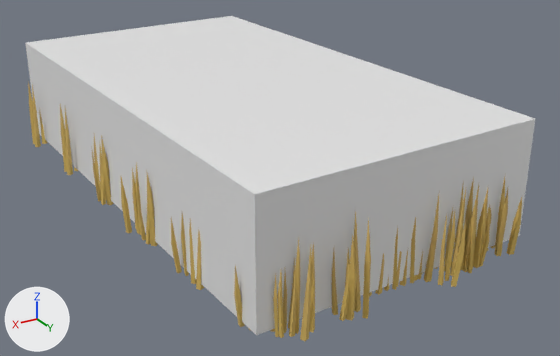
A saved change to the glTF model models/Wheat.gltf.
One viewpoint serves both versions: a camera (50 mm lens) standing at (15.11, 48.74, 6.06) and looking at (8.11, 37.07, 0.23). Arrows for +X, +Y and +Z are at lower left; the lights stay in place. Where no turn or scale is listed for an object, it has been applied to the vertices.
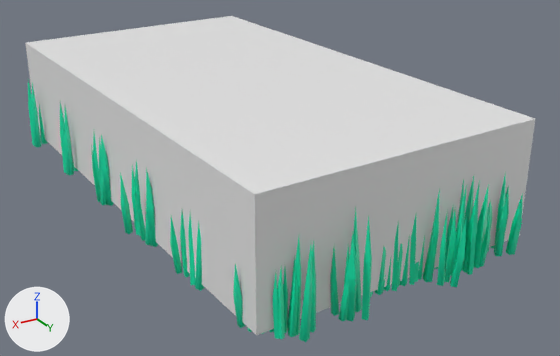
Pixel boxes (x1, y1, x2, y2) of what changed, in the pictures (560 x 356 px):
'Outline', added (green)
    after: (28, 80, 523, 342)
'Reed_normal.001 - copy.175', deleted
    before: (346, 211, 371, 320)
'Reed_normal.001 - copy.188', deleted
    before: (294, 240, 315, 341)
'Reed_normal.001 - copy.143', deleted
    before: (463, 177, 488, 272)
'Reed_normal.001 - copy.104', deleted
    before: (438, 211, 466, 287)
'Reed_normal.001 - copy.048', deleted
    before: (494, 189, 522, 256)
'Reed_normal.001 - copy.100', deleted
    before: (277, 267, 297, 338)
'Reed_normal.001 - copy.072', deleted
    before: (332, 249, 350, 321)
'Reed_normal.001 - copy.160', deleted
    before: (60, 104, 78, 175)
'Reed_normal.001 - copy.094', deleted
    before: (28, 81, 48, 147)
'Reed_normal.001 - copy.109', deleted
    before: (121, 167, 140, 234)
'Reed_normal.001 - copy.098', deleted
    before: (414, 195, 439, 282)
'Reed_normal.001 - copy.136', deleted
    before: (171, 215, 189, 276)
'Reed_normal.001 - copy.057', deleted
    before: (189, 219, 204, 290)
'Reed_normal.001 - copy.051', deleted
    before: (270, 272, 287, 337)
'Reed_normal.001 - copy.052', deleted
    before: (147, 173, 158, 246)
'Reed_normal.001 - copy.173', deleted
    before: (444, 209, 463, 276)
'Reed_normal.001 - copy.133', deleted
    before: (101, 135, 114, 205)
'Reed_normal.001 - copy.058', deleted
    before: (460, 217, 475, 273)
'Reed_normal.001 - copy.088', deleted
    before: (410, 217, 423, 283)
'Reed_normal.001 - copy.114', deleted
    before: (392, 228, 408, 290)
'Reed_normal.001 - copy.079', deleted
    before: (234, 266, 250, 330)
'Reed_normal.001 - copy.092', deleted
    before: (92, 152, 107, 205)
'Reed_normal.001 - copy.171', deleted
    before: (451, 186, 478, 267)
'Reed_normal.001 - copy.063', deleted
    before: (136, 181, 151, 244)
'Reed_normal.001 - copy.110', deleted
    before: (474, 207, 490, 267)
'Reed_normal.001 - copy.016', deleted
    before: (486, 177, 505, 252)
'Reed_normal.001 - copy.128', deleted
    before: (94, 136, 102, 193)
'Reed_normal.001 - copy.090', deleted
    before: (369, 253, 384, 296)
'Reed_normal.001 - copy.049', deleted
    before: (135, 162, 141, 235)
'Reed_normal.001 - copy.132', deleted
    before: (288, 258, 295, 328)
'Reed_normal.001 - copy.121', deleted
    before: (397, 251, 402, 287)
'Reed_normal.001 - copy.028', deleted
    before: (384, 277, 389, 291)

Edits to the bpy script that builds the scene:
```text
Remove ob_reed_normal_001___copy_016:
    ob_reed_normal_001___copy_016 = bpy.data.objects.new('Reed_normal.001 - copy.016', me_cube_010)
Remove ob_reed_normal_001___copy_028:
    ob_reed_normal_001___copy_028 = bpy.data.objects.new('Reed_normal.001 - copy.028', me_cube_010)
Remove ob_reed_normal_001___copy_048:
    ob_reed_normal_001___copy_048 = bpy.data.objects.new('Reed_normal.001 - copy.048', me_cube_010)
Remove ob_reed_normal_001___copy_049:
    ob_reed_normal_001___copy_049 = bpy.data.objects.new('Reed_normal.001 - copy.049', me_cube_010)
Remove ob_reed_normal_001___copy_051:
    ob_reed_normal_001___copy_051 = bpy.data.objects.new('Reed_normal.001 - copy.051', me_cube_010)
Remove ob_reed_normal_001___copy_052:
    ob_reed_normal_001___copy_052 = bpy.data.objects.new('Reed_normal.001 - copy.052', me_cube_010)
Remove ob_reed_normal_001___copy_057:
    ob_reed_normal_001___copy_057 = bpy.data.objects.new('Reed_normal.001 - copy.057', me_cube_010)
Remove ob_reed_normal_001___copy_058:
    ob_reed_normal_001___copy_058 = bpy.data.objects.new('Reed_normal.001 - copy.058', me_cube_010)
Remove ob_reed_normal_001___copy_062:
    ob_reed_normal_001___copy_062 = bpy.data.objects.new('Reed_normal.001 - copy.062', me_cube_010)
Remove ob_reed_normal_001___copy_063:
    ob_reed_normal_001___copy_063 = bpy.data.objects.new('Reed_normal.001 - copy.063', me_cube_010)
Remove ob_reed_normal_001___copy_072:
    ob_reed_normal_001___copy_072 = bpy.data.objects.new('Reed_normal.001 - copy.072', me_cube_010)
Remove ob_reed_normal_001___copy_079:
    ob_reed_normal_001___copy_079 = bpy.data.objects.new('Reed_normal.001 - copy.079', me_cube_010)
Remove ob_reed_normal_001___copy_088:
    ob_reed_normal_001___copy_088 = bpy.data.objects.new('Reed_normal.001 - copy.088', me_cube_010)
Remove ob_reed_normal_001___copy_090:
    ob_reed_normal_001___copy_090 = bpy.data.objects.new('Reed_normal.001 - copy.090', me_cube_010)
Remove ob_reed_normal_001___copy_092:
    ob_reed_normal_001___copy_092 = bpy.data.objects.new('Reed_normal.001 - copy.092', me_cube_010)
Remove ob_reed_normal_001___copy_094:
    ob_reed_normal_001___copy_094 = bpy.data.objects.new('Reed_normal.001 - copy.094', me_cube_010)
Remove ob_reed_normal_001___copy_098:
    ob_reed_normal_001___copy_098 = bpy.data.objects.new('Reed_normal.001 - copy.098', me_cube_010)
Remove ob_reed_normal_001___copy_100:
    ob_reed_normal_001___copy_100 = bpy.data.objects.new('Reed_normal.001 - copy.100', me_cube_010)
Remove ob_reed_normal_001___copy_104:
    ob_reed_normal_001___copy_104 = bpy.data.objects.new('Reed_normal.001 - copy.104', me_cube_010)
Remove ob_reed_normal_001___copy_109:
    ob_reed_normal_001___copy_109 = bpy.data.objects.new('Reed_normal.001 - copy.109', me_cube_010)
Remove ob_reed_normal_001___copy_110:
    ob_reed_normal_001___copy_110 = bpy.data.objects.new('Reed_normal.001 - copy.110', me_cube_010)
Remove ob_reed_normal_001___copy_114:
    ob_reed_normal_001___copy_114 = bpy.data.objects.new('Reed_normal.001 - copy.114', me_cube_010)
Remove ob_reed_normal_001___copy_121:
    ob_reed_normal_001___copy_121 = bpy.data.objects.new('Reed_normal.001 - copy.121', me_cube_010)
Remove ob_reed_normal_001___copy_128:
    ob_reed_normal_001___copy_128 = bpy.data.objects.new('Reed_normal.001 - copy.128', me_cube_010)
Remove ob_reed_normal_001___copy_132:
    ob_reed_normal_001___copy_132 = bpy.data.objects.new('Reed_normal.001 - copy.132', me_cube_010)
Remove ob_reed_normal_001___copy_133:
    ob_reed_normal_001___copy_133 = bpy.data.objects.new('Reed_normal.001 - copy.133', me_cube_010)
Remove ob_reed_normal_001___copy_136:
    ob_reed_normal_001___copy_136 = bpy.data.objects.new('Reed_normal.001 - copy.136', me_cube_010)
Remove ob_reed_normal_001___copy_137:
    ob_reed_normal_001___copy_137 = bpy.data.objects.new('Reed_normal.001 - copy.137', me_cube_010)
Remove ob_reed_normal_001___copy_143:
    ob_reed_normal_001___copy_143 = bpy.data.objects.new('Reed_normal.001 - copy.143', me_cube_010)
Remove ob_reed_normal_001___copy_160:
    ob_reed_normal_001___copy_160 = bpy.data.objects.new('Reed_normal.001 - copy.160', me_cube_010)
Remove ob_reed_normal_001___copy_171:
    ob_reed_normal_001___copy_171 = bpy.data.objects.new('Reed_normal.001 - copy.171', me_cube_010)
Remove ob_reed_normal_001___copy_173:
    ob_reed_normal_001___copy_173 = bpy.data.objects.new('Reed_normal.001 - copy.173', me_cube_010)
Remove ob_reed_normal_001___copy_175:
    ob_reed_normal_001___copy_175 = bpy.data.objects.new('Reed_normal.001 - copy.175', me_cube_010)
Remove ob_reed_normal_001___copy_188:
    ob_reed_normal_001___copy_188 = bpy.data.objects.new('Reed_normal.001 - copy.188', me_cube_010)
Add ob_outline:
    ob_outline = bpy.data.objects.new('Outline', me_cube_041)  # 10098 vertices, 17204 faces; spans x -3.9..2.06, y -4.28..5.91, z -0.06..1.61; in mat_aaa (green #00e7ad)
    ob_outline.location = (9.46, 35.6, -0.01)
```
